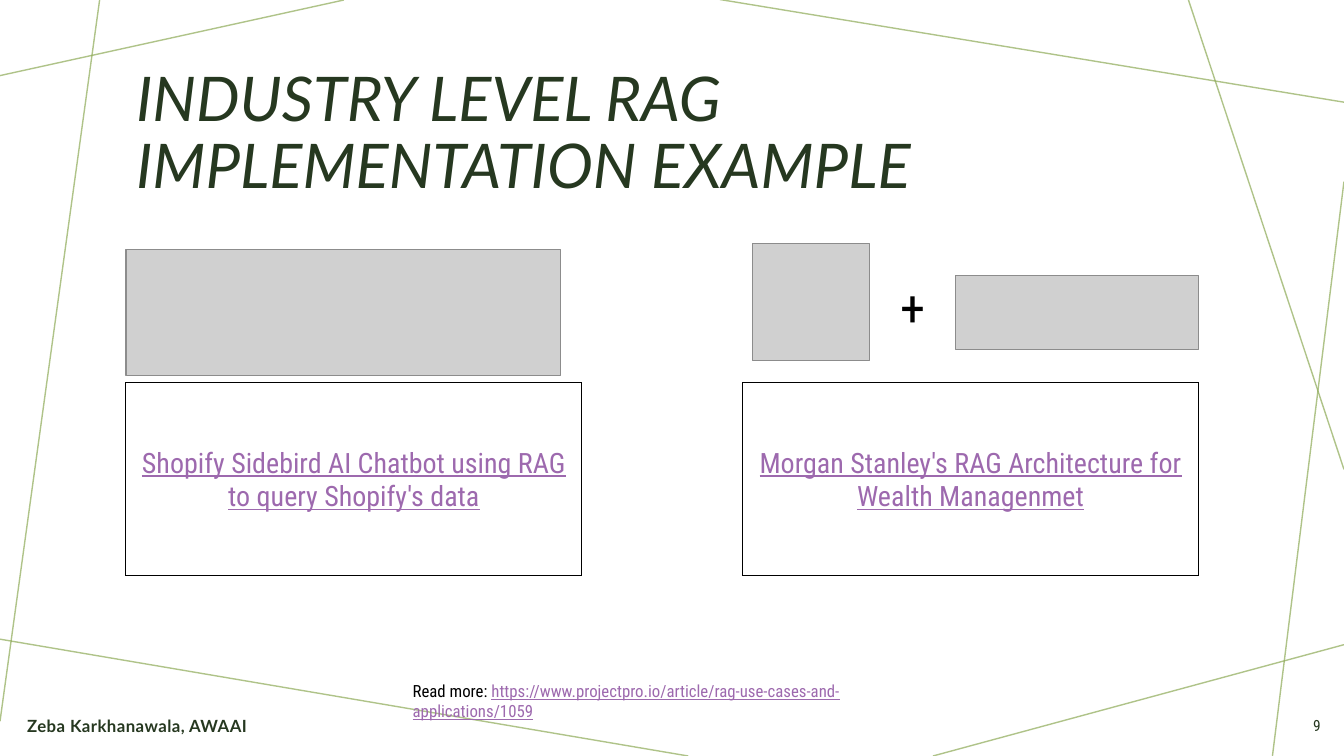
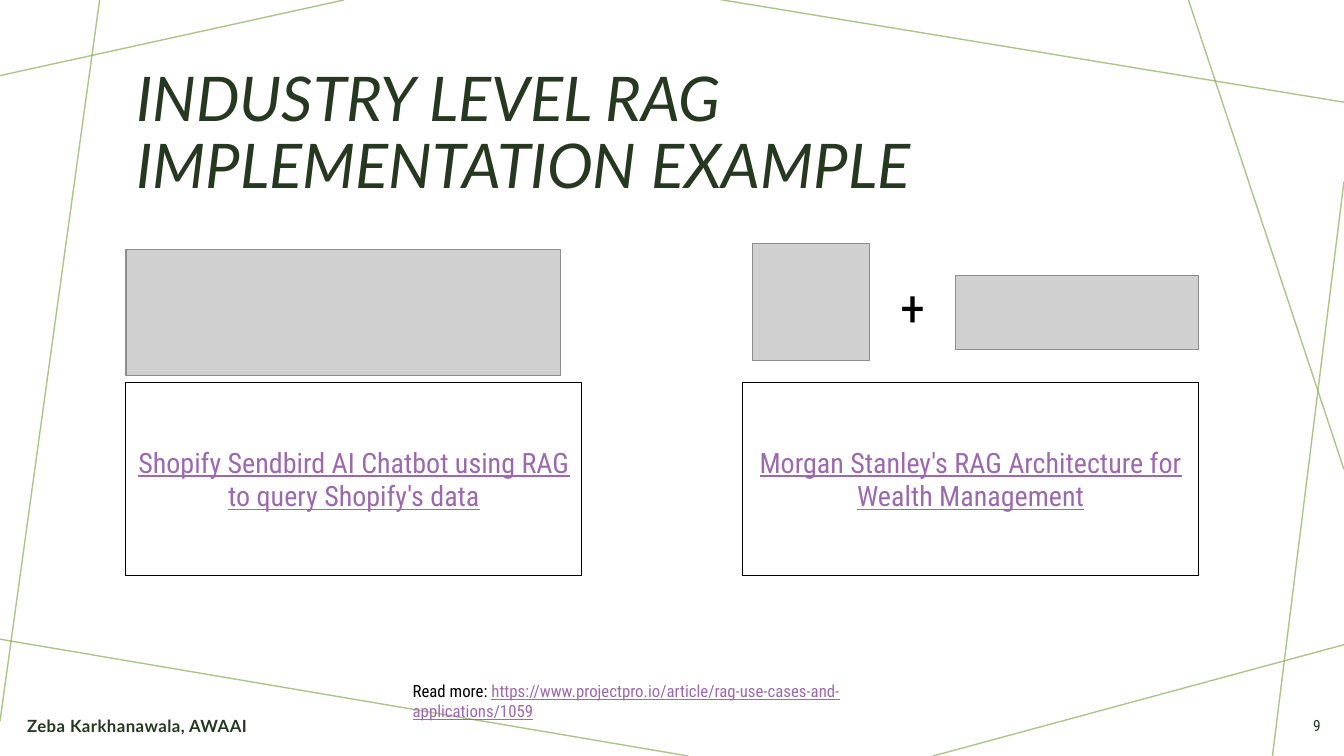
Before and after one commit to Zeba-karkhanawala/AWAAI-RAG-Demo, a slide deck: slide 9 of RAG_Demo_AWAAI.pptx. Drawn at 1344x756 pixels with LibreOffice and Linux fonts; fonts in the diff are those of the drawing; grey boxes stand for pictures. Boxes give left, top, right and bottom in pixels: in the first picture for what was removed or moved away, otherwise in the second. Text is boxed around its words. In the diff, an @@ line names an element or a change of style, - is before the commit and + after.

Commit message:
Updated the ppt

```diff
--- a/RAG_Demo_AWAAI.pptx
+++ b/RAG_Demo_AWAAI.pptx
@@ text at (138,452,569,512): text changed @@
-Shopify Sidebird AI Chatbot using RAG to query Shopify's data
+Shopify Sendbird AI Chatbot using RAG to query Shopify's data
@@ text in rectangle at (760,452,1181,512): text changed @@
-Morgan Stanley's RAG Architecture for Wealth Managenmet
+Morgan Stanley's RAG Architecture for Wealth Management
```
Also in this commit, not shown: 1 other slide changed, 1 slide added, 1 other file.
